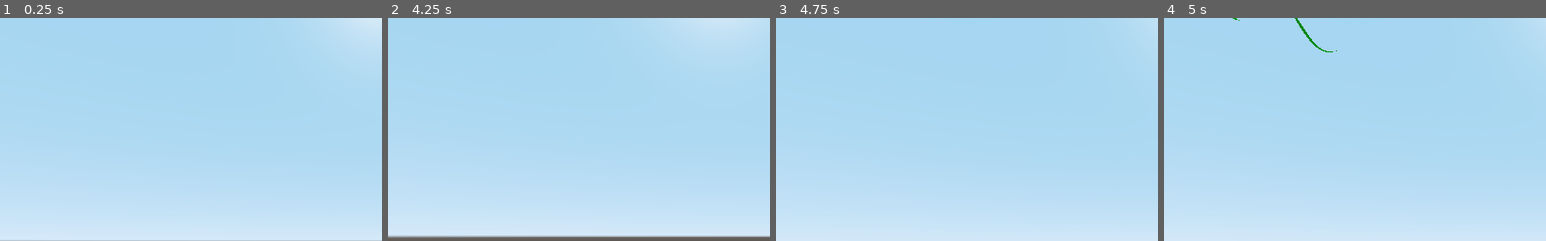
Above: before the commit, frames 1-4 (left to right).
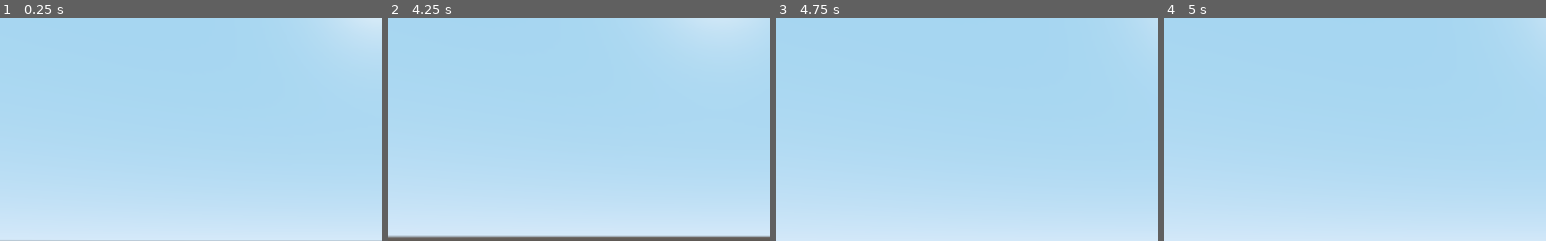
Above: after the commit, the same moments.

Repository: aacitelli/Birdwatch
Game: Godot game, scene res://Core/Main.tscn
Same seed, same stepped clock (60 frames per second), same inputs: the game is played once before the commit and once after it.
Inputs (mouse positions are % of the whole screen's width and height, from its top left):
- Up to frame 1 (0.25 s): no input
- Up to frame 2 (4.25 s): tap Enter at 0.5, 2, 3.5 s; move the mouse to (55, 50) at 0.52 s; hold W (move_forward) from 0.53 s (still down); tap Space (jump) at 0.77, 1.25, 1.52, 2.75, 3.02, 3.77 s; move the mouse to (45, 50) at 1.27 s; move the mouse to (52, 48) at 2.02 s; move the mouse to (49, 52) at 2.77 s; move the mouse to (57, 51) at 3.52 s
- Up to frame 3 (4.75 s): keep holding W (move_forward); tap Space (jump) at 4.25, 4.52 s; move the mouse to (42, 49) at 4.27 s
- Up to frame 4 (5 s): keep holding W (move_forward)
The pictures show only the part of the screen within x 0-50%, y 0-50%; the shares and areas given below are measured in that part.

Frames 1-3 are identical in both runs. In frame 4, 0.1% of the frame differs, in the area x 18-46%, y 0-16%.

Commit message:
I mean, the code is awful, but it DOES work

Diff:
--- a/Entities/Player/Player.gd
+++ b/Entities/Player/Player.gd
@@ -2,8 +2,8 @@
 
 const GRAVITY = -24.8
 var vel = Vector3()
-const MAX_SPEED = 300
-const VERTICAL_SPEED = 20
+const MAX_SPEED = 500
+const VERTICAL_SPEED = 50
 const JUMP_SPEED = 10
 const ACCEL = 4.5
 
--- a/WorldGen/World.gd
+++ b/WorldGen/World.gd
@@ -1,6 +1,6 @@
 extends Spatial
 
-const chunk_size = 64
+const chunk_size = 16
 const chunk_amount = 16
 
 # Used to generate the height map and all sorts of fun stuff... foundation for everything we're doing
@@ -8,6 +8,10 @@
 
 # Self-explanatory
 var chunks = {}
+var chunksDistance = {}
+
+# We always start out at the chunk at 0, 0
+var currentChunk = Vector2(0, 0)
 
 # Used as a lock system to make sure several threads aren't working on the same chunk at once
 var unready_chunks = {}
@@ -21,10 +25,8 @@
 	randomize()
 	noise = OpenSimplexNoise.new()
 	noise.seed = randi()
-	noise.octaves = 6
+	noise.octaves = 4
 	noise.period = 2500
-	noise.persistence = .75
-	noise.lacunarity = 2
 
 	# We don't generate this on the main thread or else it would lock up all the time
 	thread = Thread.new()
@@ -75,6 +77,13 @@
 
 func update_chunks():
 
+	# Getting rid of old chunks
+	for key in chunks:
+		var chunk = chunks[key]
+		if chunk.should_remove:
+			chunk.queue_free() # Remove from our tree
+			chunks.erase(key) # Remove from map
+
 	# Flag them as all removable
 	for key in chunks:
 		chunks[key].should_remove = true
@@ -84,22 +93,35 @@
 	var p_x = int(player_translation.x) / chunk_size
 	var p_z = int(player_translation.z) / chunk_size
 
-	# TODO: Modify this so that it goes nearest-furthest instead of row by row
-	# TODO: Make it so we only loop through this whenever the player moves to a different chunk
-	# Only display the chunks that are near the player
+	# TODO: I would call this REALLY REALLY REALLY bad code. Find a better way to do it (ideally as a heap, or make up a data structure that handles it well?)
+
+	# Map with the key being coords and the value being the distance from the player. Needs updated each frame.
+	# Instead of iterating through x/z, we pick the minimum out of this map each time.
+	chunksDistance = {}
 	for x in range(p_x - chunk_amount * .5, p_x + chunk_amount * .5):
 		for z in range(p_z - chunk_amount * .5, p_x + chunk_amount * .5):
+			var key = str(x) + "," + str(z)
+			chunksDistance[key] = sqrt((p_x - x) * (p_x - x) + (p_z - z) * (p_z - z));
 
-			# Actually go through the rigamarole of generating
-			add_chunk(x, z)
+	# Each iteration, we pick out the minimum distance
+	while chunksDistance.size() > 0:
+		var minimum = dict_minimum_value(chunksDistance)
+		chunksDistance.erase(minimum);
 
-			# If it's one that currently exists and within player range, don't get rid of it
-			var chunk = get_chunk(x, z)
-			if chunk != null:
-				chunk.should_remove = false
+		# This is messy; We have to extract the coordinates from the key itself
+		var x = int(minimum.substr(0, minimum.find(",")))
+		var z = int(minimum.substr(minimum.find(",") + 1, -1))
 
-	for key in chunks:
-		var chunk = chunks[key]
-		if chunk.should_remove:
-			chunk.queue_free() # Remove from our tree
-			chunks.erase(key) # Remove from map
+		# Actually add the chunk and make sure it doesn't essentially get garbage collected
+		add_chunk(x, z)
+		var chunk = get_chunk(x, z)
+		if chunk != null:
+			chunk.should_remove = false
+
+# Returns the key (or an arbitrary one of them) that has the minimum numerical value associated with it from a dict
+func dict_minimum_value(dict):
+	var min_value = dict.values().min()
+	var keys = dict.keys()
+	for key in keys:
+		if dict[key] == min_value:
+			return key
--- a/WorldGen/World.tscn
+++ b/WorldGen/World.tscn
@@ -7,4 +7,4 @@
 script = ExtResource( 2 )
 
 [node name="Player" parent="." instance=ExtResource( 1 )]
-transform = Transform( 1, 0, 0, 0, 1, 0, 0, 0, 1, 0, 50, 0 )
+transform = Transform( 1, 0, 0, 0, 1, 0, 0, 0, 1, 0, 1000, 0 )
